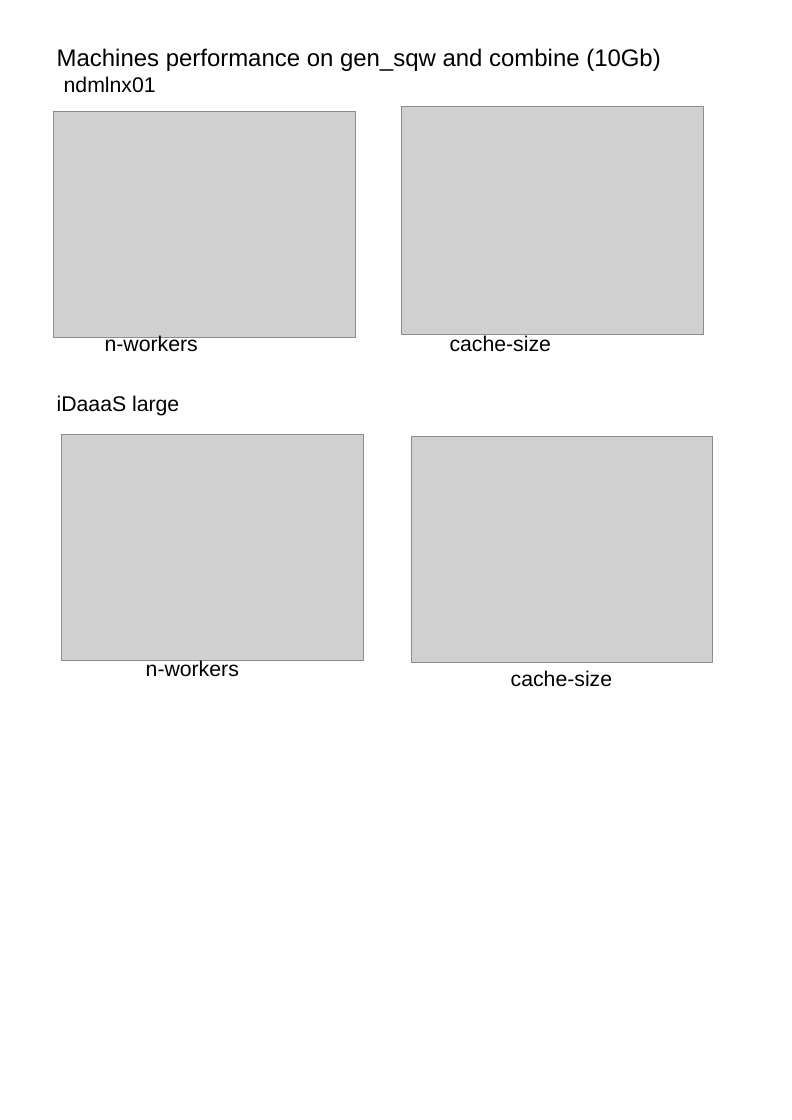
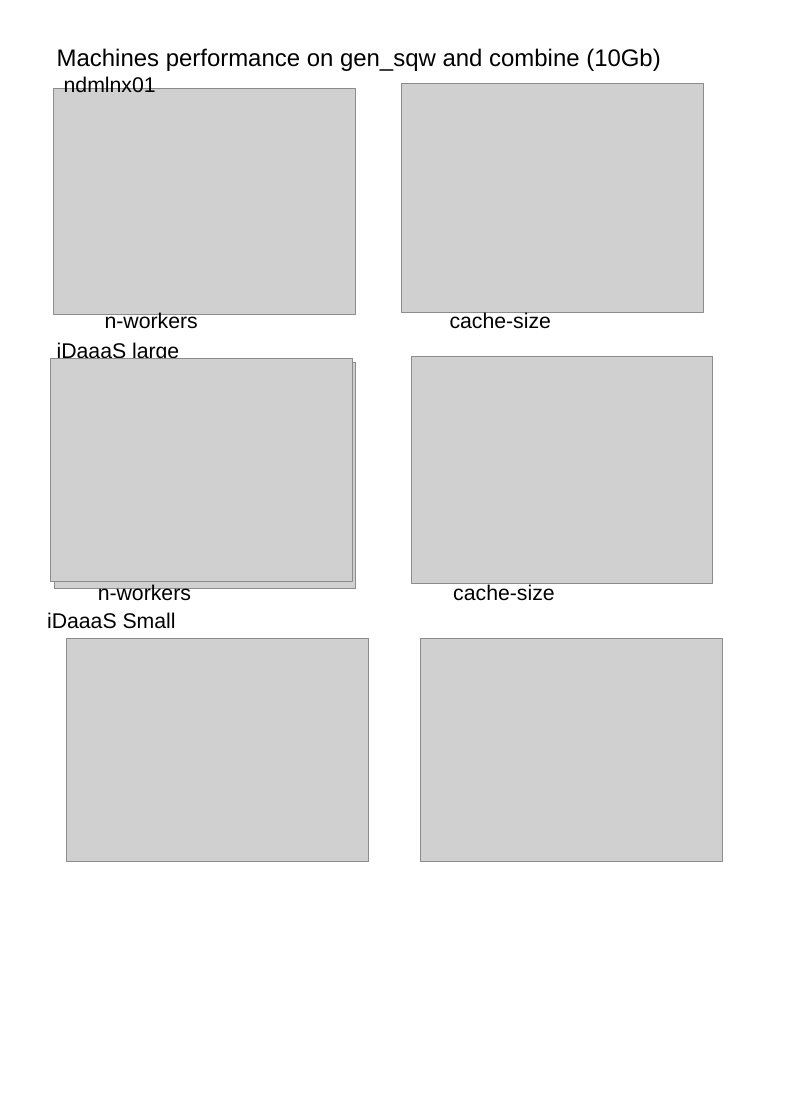
Before and after one commit to pace-neutrons/Horace, a slide deck: slide 1 of _test/performance_test/IDaaaSvsISISCOMPUTE_gen_sqw_performance.odp. Drawn at 792x1120 pixels with LibreOffice and Linux fonts; fonts in the diff are those of the drawing; grey boxes stand for pictures. Boxes give left, top, right and bottom in pixels: in the first picture for what was removed or moved away, otherwise in the second. Text is boxed around its words. In the diff, an @@ line names an element or a change of style, - is before the commit and + after.

Commit message:
Re #11 profiling into from iDaaaS small

```diff
--- a/_test/performance_test/IDaaaSvsISISCOMPUTE_gen_sqw_performance.odp
+++ b/_test/performance_test/IDaaaSvsISISCOMPUTE_gen_sqw_performance.odp
@@ picture moved from (x1=401, y1=106, x2=703, y2=335) to (x1=401, y1=83, x2=703, y2=312) @@
@@ 2 texts, 1 picture moved together from (x1=54, y1=111, x2=551, y2=352) to (x1=54, y1=89, x2=551, y2=329) @@
@@ text "iDaaaS large" rewrapped from (x1=57, y1=395, x2=179, y2=416) to (x1=57, y1=342, x2=179, y2=359) @@
@@ picture added at (x1=51, y1=358, x2=352, y2=580) @@
@@ picture moved from (x1=411, y1=436, x2=713, y2=662) to (x1=411, y1=357, x2=713, y2=583) @@
@@ picture moved from (x1=61, y1=434, x2=363, y2=660) to (x1=55, y1=362, x2=356, y2=588) @@
@@ text "n-workers" moved from (x1=146, y1=659, x2=239, y2=677) to (x1=98, y1=584, x2=191, y2=605) @@
@@ text "cache-size" moved from (x1=511, y1=670, x2=612, y2=687) to (x1=453, y1=583, x2=554, y2=601) @@
@@ text added at (x1=47, y1=612, x2=176, y2=629), 16 pt, text #000000 @@
+iDaaaS Small
@@ picture added at (x1=66, y1=639, x2=368, y2=862) @@
@@ picture added at (x1=420, y1=638, x2=722, y2=861) @@
```
Also in this commit, not shown: 1 other file.
